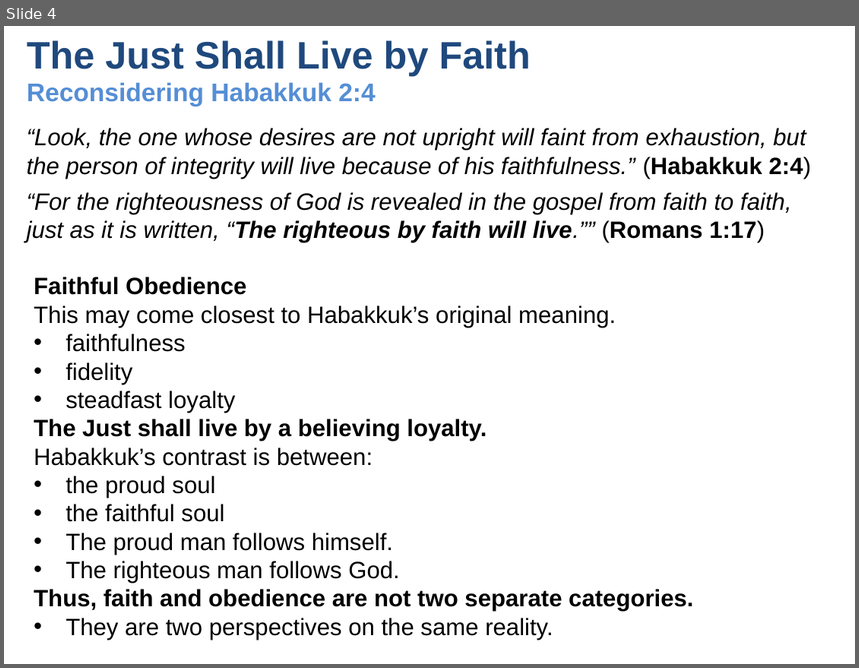
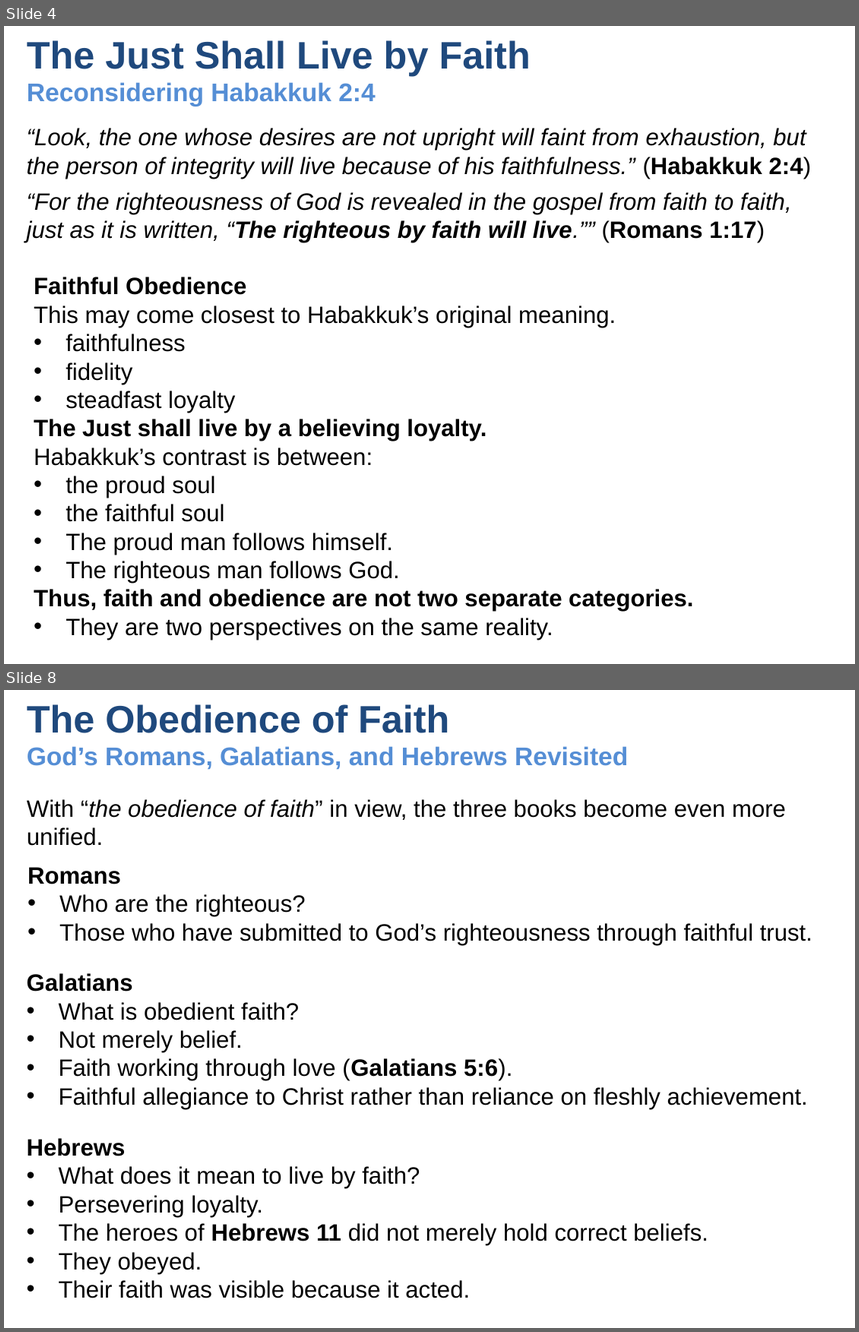
Before and after one commit to UsefulEngines/EvangelismPublic, a slide deck: 2026-Q2/12-ObedienceOfFaith-Ch12-16/2026-06-28-Romans-Ch12-16.pptx. Shown one above the other, each under a label of ours: slide 4 before the commit, slides 4 and 8 after it; the slides between them are not shown. The pictures are 859x668 and 859x1332 pixels, drawn with LibreOffice and Linux fonts; fonts in the diff are those of the drawing. Boxes give left, top, right and bottom in pixels: in the first picture for what was removed or moved away, otherwise in the second. Text is boxed around its words. In the diff, an @@ line names an element or a change of style, - is before the commit and + after.

```diff
--- a/2026-Q2/12-ObedienceOfFaith-Ch12-16/2026-06-28-Romans-Ch12-16.pptx
+++ b/2026-Q2/12-ObedienceOfFaith-Ch12-16/2026-06-28-Romans-Ch12-16.pptx
@@ slide 8 added at [4, 690, 855, 1328], background #FFFFFF @@
@@ title added at [27, 704, 628, 769], 21.6 pt, text #558ED5, bold @@
+The Obedience of Faith
+God’s Romans, Galatians, and Hebrews Revisited
@@ text added at [27, 799, 786, 846], 20 pt, text #000000 @@
+With “the obedience of faith” in view, the three books become even more unified.
@@ text added at [28, 867, 813, 945], 20 pt, text #000000 @@
+Romans
+• Who are the righteous?
+• Those who have submitted to God’s righteousness through faithful trust.
@@ text added at [27, 973, 808, 1110], 20 pt, text #000000 @@
+Galatians
+• What is obedient faith?
+• Not merely belief.
+• Faith working through love (Galatians 5:6).
+• Faithful allegiance to Christ rather than reliance on fleshly achievement.
@@ text added at [27, 1138, 709, 1299], 20 pt, text #000000 @@
+Hebrews
+• What does it mean to live by faith?
+• Persevering loyalty.
+• The heroes of Hebrews 11 did not merely hold correct beliefs.
+• They obeyed.
+• Their faith was visible because it acted.
```
Also in this commit, not shown: 3 slides changed, 3 other slides added, 3 slides removed, 2 other files.
